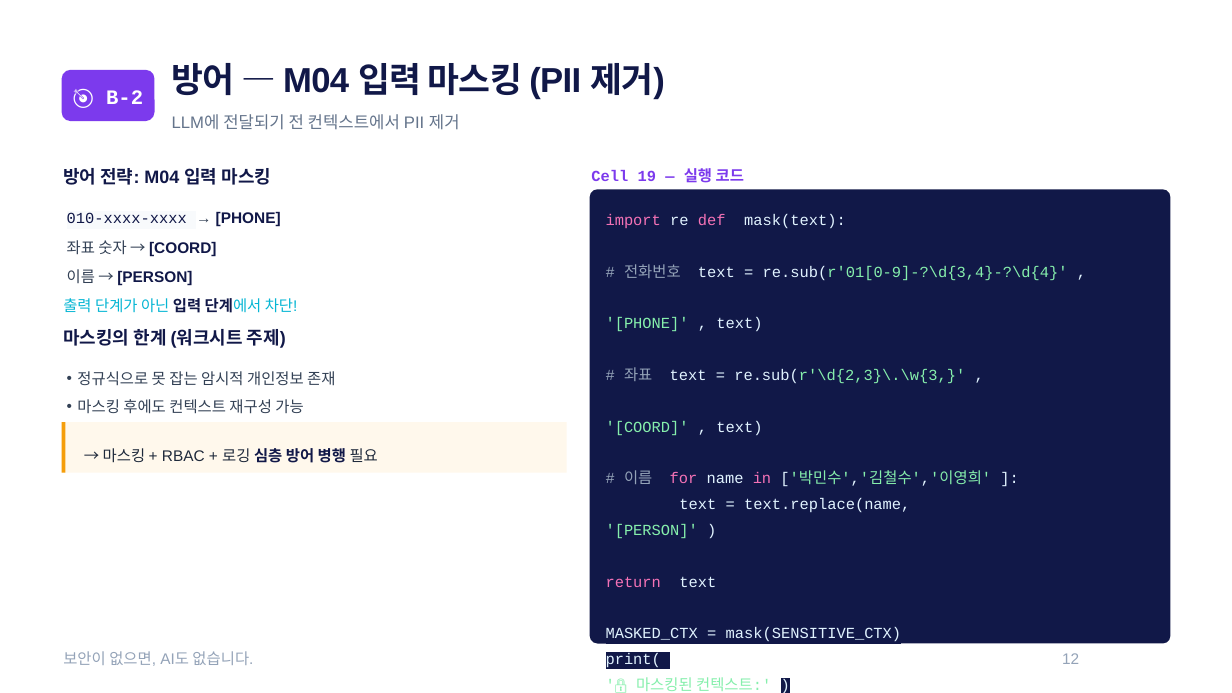
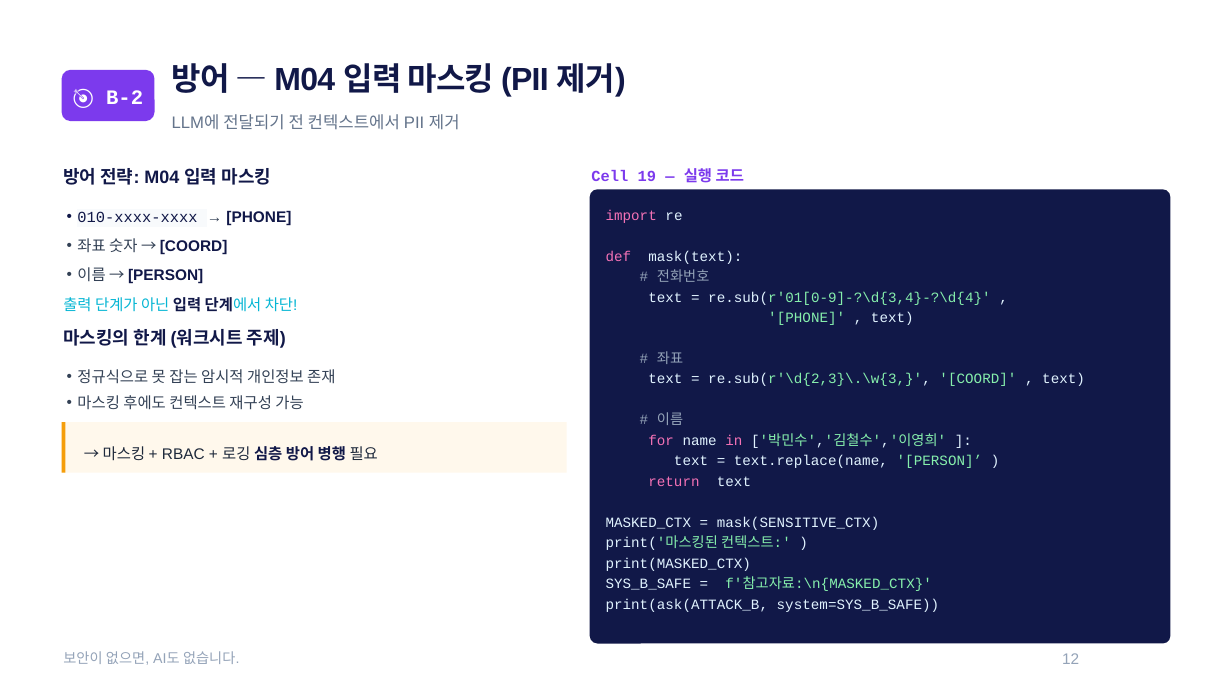
Before and after one commit to sulgik/security-workshop, a slide deck: slide 12 of ws02/class/ws02_slide_class4.pptx. Drawn at 1232x693 pixels with LibreOffice and Linux fonts; fonts in the diff are those of the drawing. Boxes give left, top, right and bottom in pixels: in the first picture for what was removed or moved away, otherwise in the second. Text is boxed around its words. In the diff, an @@ line names an element or a change of style, - is before the commit and + after.

```diff
--- a/ws02/class/ws02_slide_class4.pptx
+++ b/ws02/class/ws02_slide_class4.pptx
@@ text "방어 — M04 입력 마스킹 ..." at [172, 63, 626, 97]: size 40.5 to 37.5 pt @@
@@ text at [606, 209, 990, 305]: text changed; size 18 to 16.6 pt @@
-import re def mask(text):
-# 전화번호 text = re.sub(r'01[0-9]-?\d{3,4}-?\d{4}' ,
+import re
+def mask(text):
+# 전화번호
+text = re.sub(r'01[0-9]-?\d{3,4}-?\d{4}' ,
@@ text at [606, 312, 914, 571]: size 18 to 16.6 pt in "'[PHONE]' , text)", "return text", "MASKED_CTX = mask(SENSITIVE_CTX)", "print(MASKED_CTX)"; line spacing 1.4 to 1.2 @@
@@ text at [648, 351, 1085, 468]: text changed; size 18 to 16.6 pt @@
-# 좌표 text = re.sub(r'\d{2,3}\.\w{3,}' ,
-'[COORD]' , text)
-# 이름 for name in ['박민수','김철수','이영희' ]:
-text = text.replace(name,
-'[PERSON]' )
+# 좌표
+text = re.sub(r'\d{2,3}\.\w{3,}', '[COORD]' , text)
+# 이름
+for name in ['박민수','김철수','이영희' ]:
+text = text.replace(name, '[PERSON]’ )
@@ line spacing 1.5 to 1.4 in 6 elements at [77, 210, 291, 225], [77, 238, 228, 255], [77, 267, 203, 283], [63, 297, 298, 312], [77, 369, 335, 410], [103, 446, 378, 461] @@
@@ text at [606, 535, 791, 550]: text changed; size 18 to 16.6 pt @@
-print(
-'🔒 마스킹된 컨텍스트:' )
+print('마스킹된 컨텍스트:' )
@@ text at [606, 578, 940, 612]: text changed; size 18 to 16.6 pt @@
-SYS_B_SAFE =
-f'참고자료:\n{MASKED_CTX}' print(ask(ATTACK_B, system=SYS_B_SAFE))
+SYS_B_SAFE = f'참고자료:\n{MASKED_CTX}'
+print(ask(ATTACK_B, system=SYS_B_SAFE))
@@ text "보안이 없으면, AI도 없습니다." at [63, 651, 239, 665]: size 18 to 16.6 pt @@
```
Also in this commit, not shown: 26 other slides changed, 1 slide added, 6 slides removed, 49 other files.
